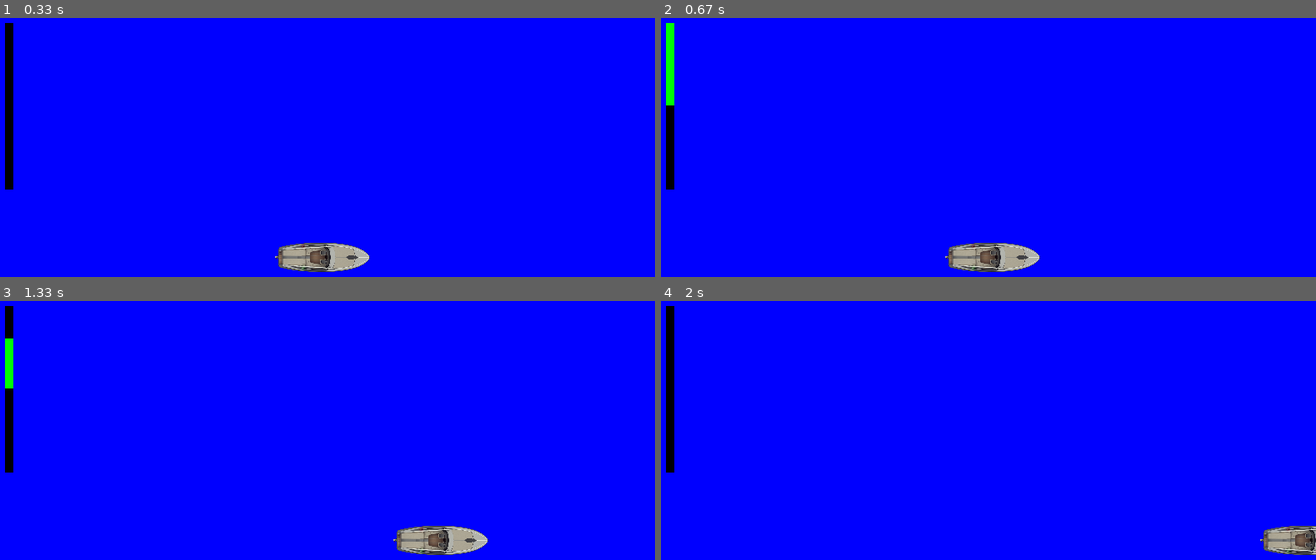
Above: before the commit, frames 1-4 (two rows, left to right).
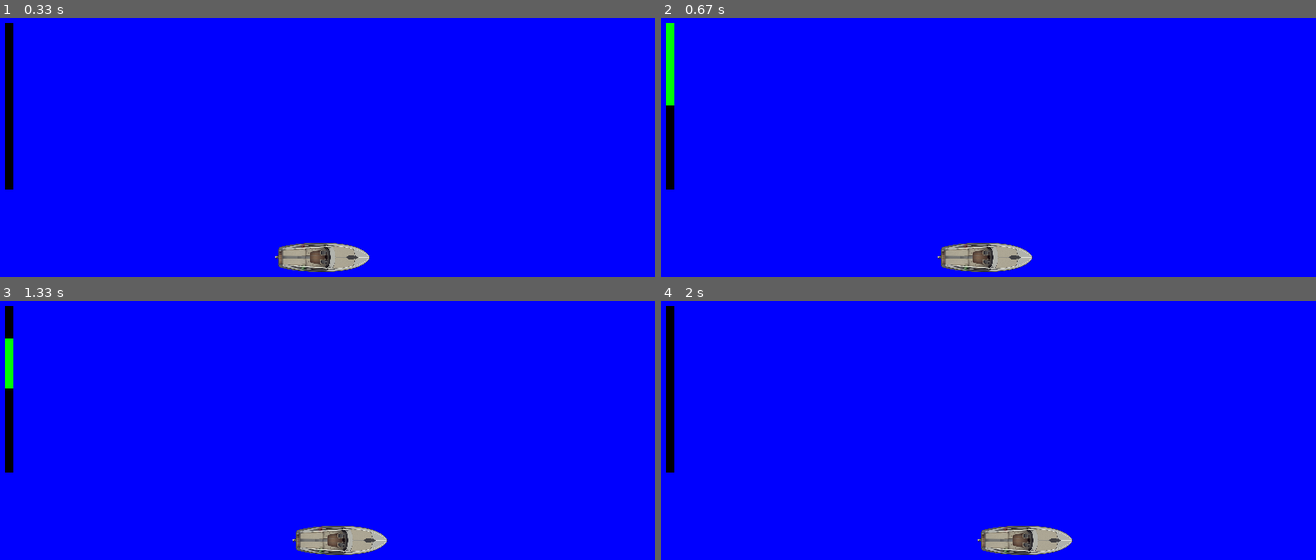
Above: after the commit, the same moments.

Repository: iolkhovsky/pygame_sandbox
Game: pygame game, started from game.py
The game is run twice, just before and just after one commit, with the same random seed, the same clock (stepped at 60 frames per second) and the same inputs.
Inputs:
- Up to frame 1 (0.33 s): no input
- Up to frame 2 (0.67 s): hold Up from 0.33 s (still down)
- Up to frame 3 (1.33 s): release Up at 0.8 s; hold Down 0.83-1.13 s; hold Up from 1.17 s (still down)
- Up to frame 4 (2 s): release Up at 1.53 s; hold Down 1.57-1.93 s; hold Up from 1.97 s (still down)

Frame 1 is identical in both runs. In frame 2, 0.9% of the frame differs, in the area x 42-58%, y 86-99%; in frame 3, 2.7%, in the area x 44-75%, y 86-99%; in frame 4, 2.2%.

Commit message:
1d model works

Diff:
--- a/boat_model.py
+++ b/boat_model.py
@@ -7,19 +7,36 @@
         self.pos = (init_x, init_y)
         self.angle = init_angle
         self.power = 0.0
-        self.K_fwd = 0.000001
-        self.K_bck = 0.0000001
-        self.max_power_acceleration = 0.5
+        self.K_fwd = 1.
+        self.K_bck = 10.
+        self.max_power_acceleration = 5.
         self.cur_v = 0
-        self.m = 1.
+        self.cur_a = 0
+        self.m = 2.
 
-    def update(self, power):
-        a = 0.
-        if self.cur_v * power > 0:
-            a = (power * self.max_power_acceleration - self.K_fwd * pow(self.cur_v, 2)) / self.m
+    def update(self, power, dt):
+        k_res = self.K_fwd if self.cur_v >=0 else self.K_bck
+        if power != 0:
+            if power > 0:
+                if self.cur_v >= 0:
+                    self.cur_a = (power * self.max_power_acceleration - k_res * pow(self.cur_v, 2)) / self.m
+                else:
+                    self.cur_a = (power * self.max_power_acceleration + k_res * pow(self.cur_v, 2)) / self.m
+            else:
+                if self.cur_v >= 0:
+                    self.cur_a = -1. * (abs(power) * self.max_power_acceleration + k_res * pow(self.cur_v, 2)) / self.m
+                else:
+                    self.cur_a = -1 * (abs(power) * self.max_power_acceleration - k_res * pow(self.cur_v, 2)) / self.m
         else:
-            a = (power * self.max_power_acceleration - self.K_fwd * pow(self.cur_v, 2)) / self.m
-        self.cur_v += a
+            if self.cur_v != 0:
+                if self.cur_v > 0:
+                    self.cur_a = -1. * k_res * pow(self.cur_v, 2) / self.m
+                else:
+                    self.cur_a = k_res * pow(self.cur_v, 2) / self.m
+            else:
+                self.cur_a = 0.
+
+        self.cur_v += self.cur_a * dt
         x, y = self.pos
         dx = self.cur_v * math.cos(math.radians(self.angle))
         dy = self.cur_v * math.sin(math.radians(self.angle))
--- a/game.py
+++ b/game.py
@@ -63,7 +63,7 @@
     if keys["down"]:
         power = max(-1.0, power - 0.1)
 
-    boat.update(power)
+    boat.update(power, dt=1/FPS)
     boat_x, boat_y = boat.pos
     # Рендеринг
     screen.fill(BLUE)
